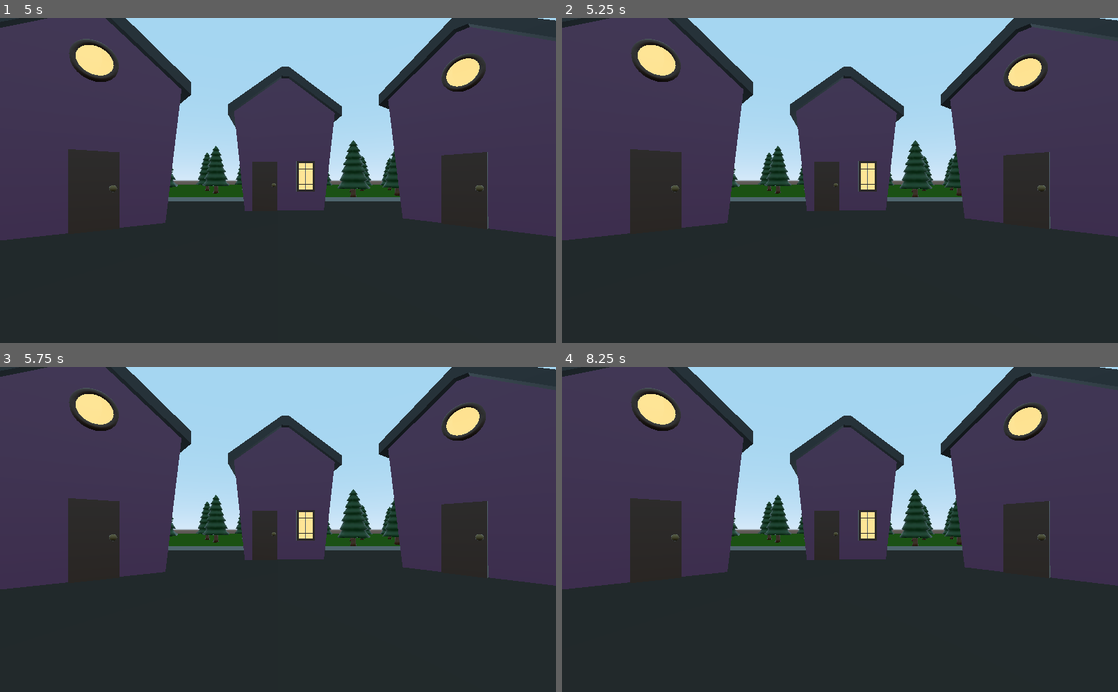
Above: before the commit, frames 1-4 (two rows, left to right).
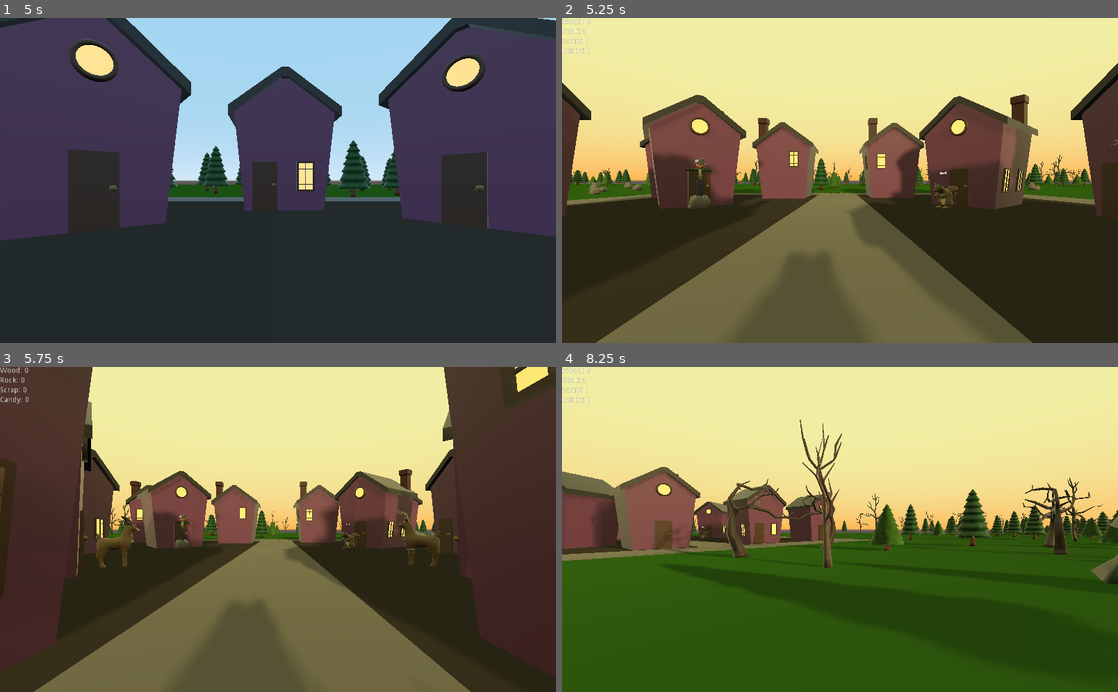
Above: after the commit, the same moments.

Repository: Xwilarg/BearJam
Game: Godot game, scene res://Scenes/MainMenu.tscn
The game is run twice, just before and just after one commit, with the same random seed, the same clock (stepped at 60 frames per second) and the same inputs.
Inputs (mouse positions are in pixels of both pictures, inside the frame that each line leads up to):
- Up to frame 1 (5 s): tap Enter at 0.5, 2, 3.5 s; move the mouse to (400, 164) at 0.52 s; hold D (right) 0.53-1.28 s; tap K (Line_2) at 0.6, 2.85 s; click (400, 164) at 0.67 s; tap Space (action_spacebar) at 1.25, 4.25, 4.35 s; move the mouse to (166, 196) at 1.27 s; hold S (backward) 1.28-2.03 s; tap L (Line_3) at 1.35, 3.6 s; click (166, 196) at 1.42 s; move the mouse to (333, 109) at 2.02 s; hold D (right) 2.03-2.78 s; hold Space (action_spacebar) 2.03-2.78 s; click (333, 109) at 2.17 s; move the mouse to (250, 245) at 2.77 s; hold W (forward) 2.78-3.53 s; click (250, 245) at 2.92 s; move the mouse to (444, 229) at 3.52 s; hold A (left) from 3.53 s (still down); click (444, 229) at 3.67 s; move the mouse to (111, 131) at 4.27 s; click (111, 131) at 4.42 s
- Up to frame 2 (5.25 s): move the mouse to (867, 180) at 5.02 s; release A (left) at 5.03 s; hold S (backward) from 5.03 s (still down); tap K (Line_2) at 5.1 s; click (867, 180) at 5.17 s
- Up to frame 3 (5.75 s): keep holding S (backward)
- Up to frame 4 (8.25 s): move the mouse to (756, 448) at 5.77 s; release S (backward) at 5.78 s; hold D (right) 5.78-6.53 s; tap L (Line_3) at 5.85, 8.1 s; click (756, 448) at 5.92 s; move the mouse to (962, 513) at 6.52 s; hold W (forward) 6.53-7.28 s; hold Space (action_spacebar) 6.53-7.28 s; click (962, 513) at 6.67 s; move the mouse to (728, 545) at 7.27 s; hold D (right) 7.28-8.03 s; tap K (Line_2) at 7.35 s; click (728, 545) at 7.42 s; move the mouse to (895, 458) at 8.02 s; hold S (backward) from 8.03 s (still down); click (895, 458) at 8.17 s

Frame 1 is identical in both runs. In frame 2, 89% of the frame differs, in the area x 0-100%, y 0-100%; in frame 3, 89%; in frame 4, 98%.

Commit message:
Add play button

Diff:
--- a/Scenes/MainMenu.tscn
+++ b/Scenes/MainMenu.tscn
@@ -1,8 +1,9 @@
-[gd_scene load_steps=11 format=2]
+[gd_scene load_steps=12 format=2]
 
 [ext_resource path="res://Prefabs/House_var1_0.tscn" type="PackedScene" id=1]
 [ext_resource path="res://Prefabs/House_var2_0.tscn" type="PackedScene" id=2]
 [ext_resource path="res://Prefabs/Tree_var4_0.tscn" type="PackedScene" id=3]
+[ext_resource path="res://Scripts/MainMenu.gd" type="Script" id=4]
 
 [sub_resource type="BoxShape" id=7]
 
@@ -25,6 +26,7 @@
 material = SubResource( 6 )
 
 [node name="Spatial" type="Spatial"]
+script = ExtResource( 4 )
 
 [node name="Floor" type="StaticBody" parent="."]
 
@@ -67,10 +69,10 @@
 mesh = SubResource( 10 )
 skeleton = NodePath("")
 
-[node name="House_var2_4" parent="Village" instance=ExtResource( 2 )]
+[node name="Play" parent="Village" instance=ExtResource( 2 )]
 transform = Transform( -0.0498259, 0, 0.998758, 0, 1, 0, -0.998758, 0, -0.0498259, -15.4652, 0.319594, -1.7964 )
 
-[node name="House_var1_4" parent="Village" instance=ExtResource( 1 )]
+[node name="Credits" parent="Village" instance=ExtResource( 1 )]
 transform = Transform( 0.775925, 0, 0.630825, 0, 1, 0, -0.630825, 0, 0.775925, -11.2341, 0.317216, -8.93851 )
 
 [node name="House_var1_5" parent="Village" instance=ExtResource( 1 )]
--- a/Scenes/NPC.tscn
+++ b/Scenes/NPC.tscn
@@ -19,7 +19,6 @@
 
 [node name="Label3D" type="Label3D" parent="."]
 transform = Transform( 1, 0, 0, 0, 1, 0, 0, 0, 1, 0, 1.93155, 0 )
-pixel_size = 0.04
 text = "Squeak squeak
 I need more wood to
 fortifiate the village"
--- /dev/null
+++ b/Scripts/MainMenu.gd
@@ -0,0 +1,17 @@
+extends Spatial
+
+func _ready():
+	pass
+
+func _input(event):
+	if event is InputEventMouseButton && event.pressed:
+		print("ray")
+		var mouse_pos = get_viewport().get_mouse_position()
+		var ray_from = $Camera.project_ray_origin(mouse_pos)
+		var ray_to = ray_from + $Camera.project_ray_normal(mouse_pos) * 1000
+		var space_state = get_world().direct_space_state
+		var selection = space_state.intersect_ray(ray_from, ray_to)
+		if selection:
+			var name = selection.collider.name
+			if name == "Play":
+				get_tree().change_scene("res://Scenes/Day.tscn")
